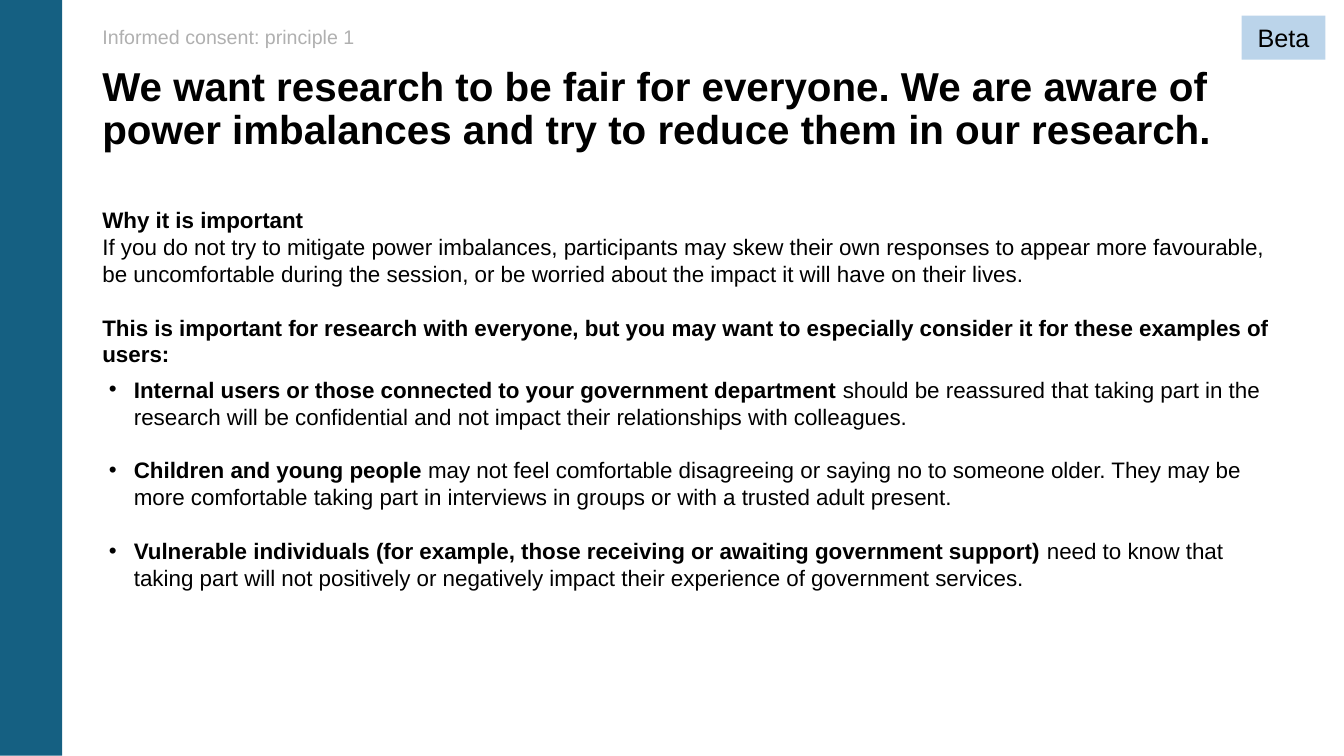
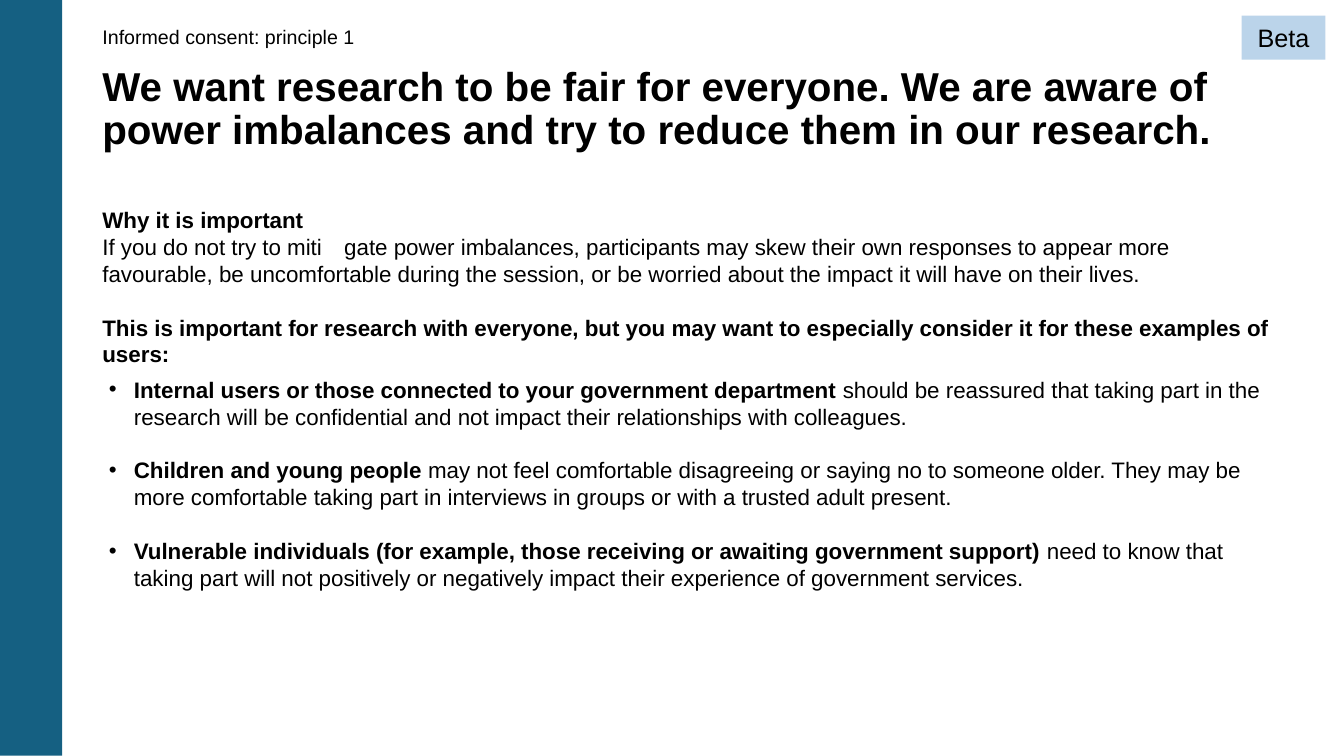
Before and after one commit to DFE-Digital/user-research-new-manual, a slide deck: slide 6 of app/assets/downloads/informed-consent-principles-beta-jun25.pptx. Drawn at 1344x756 pixels with LibreOffice and Linux fonts; fonts in the diff are those of the drawing. Boxes give left, top, right and bottom in pixels: in the first picture for what was removed or moved away, otherwise in the second. Text is boxed around its words. In the diff, an @@ line names an element or a change of style, - is before the commit and + after.

Commit message:
final informed consent ppt file added for blog post added

```diff
--- a/app/assets/downloads/informed-consent-principles-beta-jun25.pptx
+++ b/app/assets/downloads/informed-consent-principles-beta-jun25.pptx
@@ text "Informed consent: principle 1" at bbox=[102, 29, 354, 48]: text colour #B0B0B0 to #000000 @@
@@ text at bbox=[102, 238, 1169, 287]: spaces changed @@
-If you do not try to mitigate power imbalances, participants may skew their own responses to appear more favourable, be uncomfortable during the session, or be worried about the impact it will have on their lives.
+If you do not try to miti gate power imbalances, participants may skew their own responses to appear more favourable, be uncomfortable during the session, or be worried about the impact it will have on their lives.
```
Also in this commit, not shown: 17 other slides changed, 1 other file.
